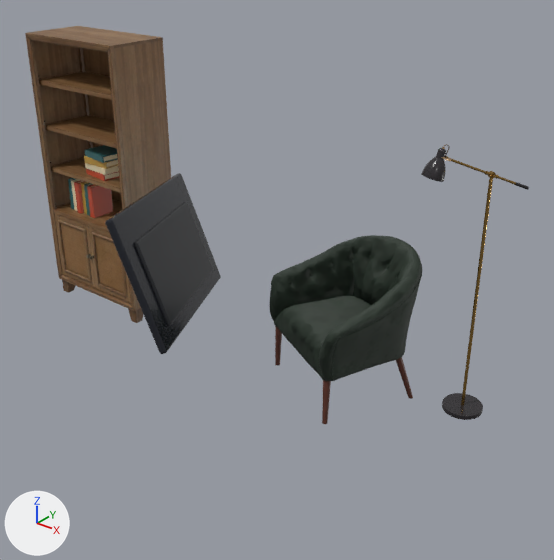
The glTF model public/models/library.glb, before and after one commit.
Rendered twice from a 50 mm camera at (11.2, -7.68, 10.74) aimed at (0.91, 5.19, 2.76). Lighting does not change. The marker at lower left points along +X, +Y and +Z. The older version comes first. Where no turn or scale is listed for an object, it has been applied to the vertices.

Objects in the first picture: 'Bookcase', 'Floor-lamp', 'Linen board.011', 'Reading-chair', 'TV / graphite frame.002', 'TV / rear enclosure.002' and 16 more.
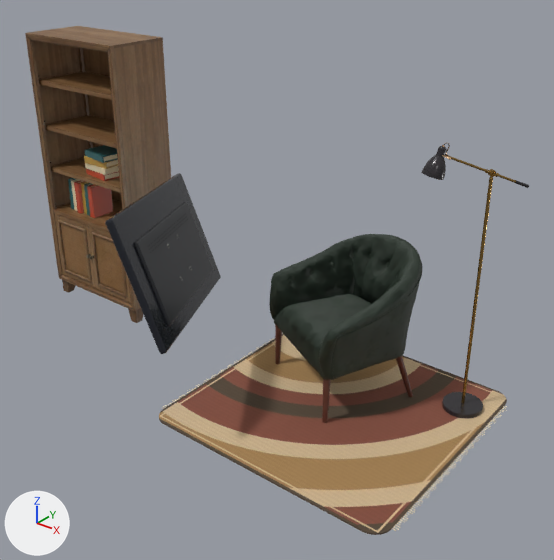
Boxes [x1, y1, x2, y2] around the edits, measured in the pictures (554 x 560 px):
'Flatwoven pile', added (beige)
    after: [159, 334, 507, 535]
'Reading-chair', moved
    before: [270, 235, 422, 424]
    after: [269, 234, 422, 423]
'Floor-lamp', moved
    before: [421, 144, 529, 420]
    after: [421, 143, 529, 418]
'Knotted fringe', added
    after: [163, 338, 506, 531]

What changed in the scene script:
```text
Add img_reading_rug___flatweave:
    img_reading_rug___flatweave = load_image('Reading rug / flatweave', '_unpacked/Reading_rug___flatweave', 768, 743, 'sRGB')
Add mat_reading_rug___wool:
    mat_reading_rug___wool = principled_material('Reading rug / wool')
    mat_reading_rug___wool.texture = img_reading_rug___flatweave
    mat_reading_rug___wool.roughness = 0.95
Add me_knotted_fringe:
    me_knotted_fringe.from_pydata(...)  # 696 vertices, 348 faces; spans x -3.25..3.25, y -2.62..2.57, z 0.01..0.02
    me_knotted_fringe.materials.append(mat_parchment)  # beige #e4d2ad
Add me_flatwoven_pile:
    me_flatwoven_pile.from_pydata(...)  # 80 vertices, 156 faces; spans x -3.12..3.12, y -3.03..3.03, z 0.0..0.04
    me_flatwoven_pile.materials.append(mat_reading_rug___wool)  # picture img_reading_rug___flatweave
Change ob_floor_lamp:
    ob_floor_lamp.location: (4.98, 6.66, 3.26) -> (4.98, 6.66, 3.3)
Change ob_reading_chair:
    ob_reading_chair.location: (2.38, 6.25, 1.77) -> (2.38, 6.25, 1.81)
Add ob_knotted_fringe:
    ob_knotted_fringe = bpy.data.objects.new('Knotted fringe', me_knotted_fringe)
    ob_knotted_fringe.location = (2.8, 5.06, 0.0)
Add ob_flatwoven_pile:
    ob_flatwoven_pile = bpy.data.objects.new('Flatwoven pile', me_flatwoven_pile)
    ob_flatwoven_pile.location = (2.8, 5.06, 0.0)
```
